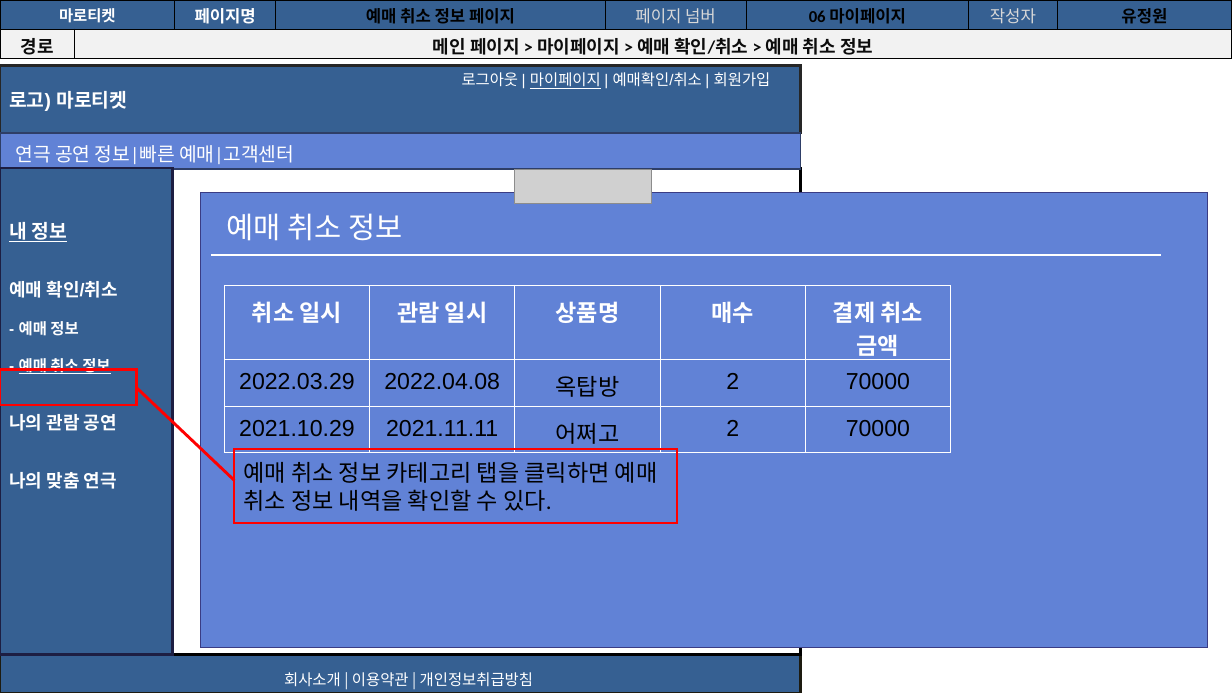
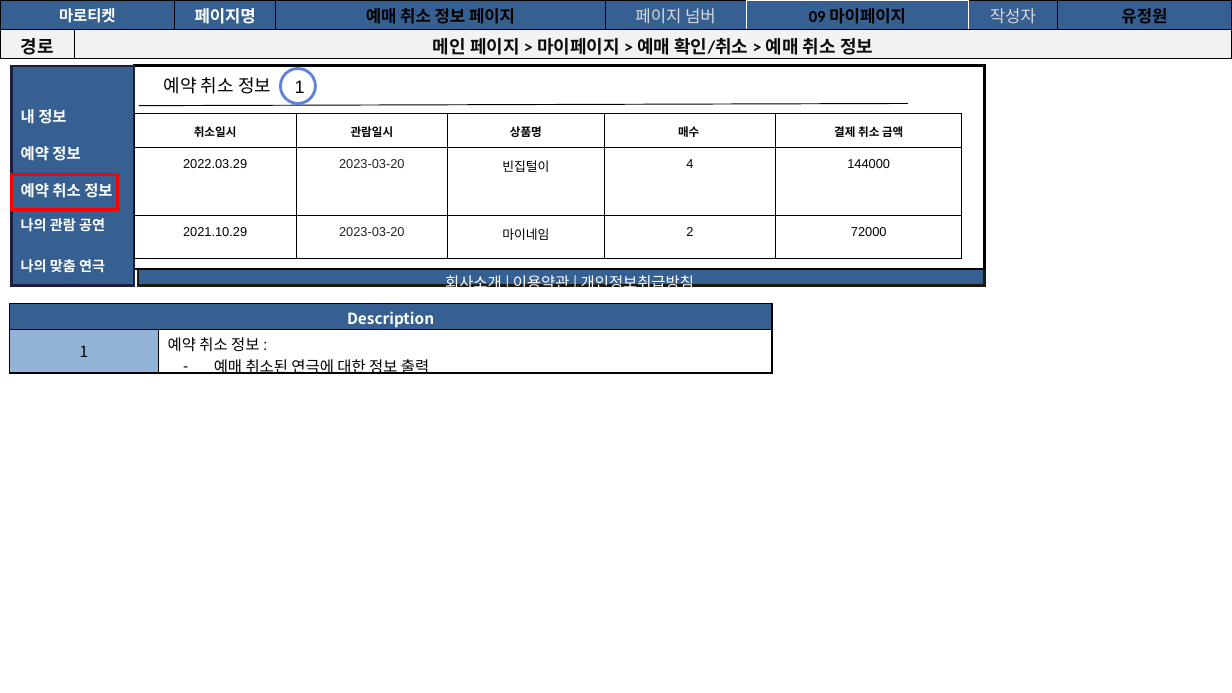
Before and after one commit to Soobinnni/Marroticket, a slide deck: slide 54 of 프로젝트 산출물/9. 스토리보드/마로티켓 사용자 스토리보드.pptx (slide 43 before the commit). Drawn at 1232x693 pixels with LibreOffice and Linux fonts; fonts in the diff are those of the drawing; grey boxes stand for pictures. Boxes give left, top, right and bottom in pixels: in the first picture for what was removed or moved away, otherwise in the second. Text is boxed around its words. In the diff, an @@ line names an element or a change of style, - is before the commit and + after.

```diff
--- a/프로젝트 산출물/9. 스토리보드/마로티켓 사용자 스토리보드.pptx
+++ b/프로젝트 산출물/9. 스토리보드/마로티켓 사용자 스토리보드.pptx
@@ table at (x1=0, y1=0, x2=1232, y2=303) @@
-row 1, column 6: 06 마이페이지
+row 1, column 6: 09 마이페이지
@@ borders changed @@
@@ rectangle removed at (x1=0, y1=66, x2=800, y2=133) @@
-로고) 마로티켓
@@ rectangle "내 정보" resized from (x1=0, y1=168, x2=173, y2=654) to (x1=11, y1=66, x2=134, y2=286) @@
@@ rectangle resized from (x1=0, y1=168, x2=800, y2=654) to (x1=134, y1=66, x2=984, y2=269) @@
@@ text at (x1=164, y1=77, x2=271, y2=94): text changed; size 23 to 14 pt; text colour #FFFFFF to #000000 @@
-예매 취소 정보
+예약 취소 정보
@@ ellipse added at (x1=280, y1=68, x2=315, y2=104), fill #FFFFFF, outline #6182D6 2.25 pt, 14 pt, text #000000 @@
+1
@@ text removed at (x1=462, y1=72, x2=771, y2=89) @@
-로그아웃 | 마이페이지 | 예매확인/취소 | 회원가입
@@ text in rectangle at (x1=21, y1=109, x2=105, y2=273): size 15 to 12 pt, underline off in "내 정보"; size 14 to 11 pt in "나의 관람 공연", "나의 맞춤 연극" @@
@@ table at (x1=134, y1=114, x2=961, y2=417) @@
-row 1, column 1: 취소 일시
+row 1, column 1: 취소일시
-row 1, column 2: 관람 일시
+row 1, column 2: 관람일시
-row 2: 2022.03.29 | 2022.04.08 | 옥탑방 | 2 | 70000
+row 2: 2022.03.29 | 2023-03-20 | 빈집털이 | 4 | 144000
-row 3: 2021.10.29 | 2021.11.11 | 어쩌고 | 2 | 70000
+row 3: 2021.10.29 | 2023-03-20 | 마이네임 | 2 | 72000
@@ size 18 to 9 pt, text colour #FFFFFF to #000000 in "상품명", "매수", "결제 취소 금액" @@
@@ size 18 to 10 pt, highlight none to #FFFFFF in "2022.03.29", "2021.10.29", "2" @@
@@ borders changed @@
@@ table resized from (x1=225, y1=286, x2=950, y2=589) to (x1=134, y1=114, x2=961, y2=417) @@
@@ line added from (139, 105) to (908, 104), #000000 0.75 pt @@
@@ rectangle removed at (x1=0, y1=133, x2=800, y2=168) @@
@@ text removed at (x1=16, y1=145, x2=294, y2=164) @@
-연극 공연 정보|빠른 예매|고객센터
@@ text in rectangle at (x1=21, y1=146, x2=112, y2=198): text changed @@
-예매 확인/취소
-- 예매 정보
-- 예매 취소 정보
+예약 정보
+예약 취소 정보
@@ rectangle resized from (x1=0, y1=370, x2=136, y2=405) to (x1=11, y1=175, x2=117, y2=210) @@
@@ picture removed at (x1=514, y1=170, x2=651, y2=204) @@
@@ rectangle removed at (x1=200, y1=192, x2=1206, y2=647) @@
@@ text added at (x1=596, y1=208, x2=711, y2=246), 23 pt, text #FFFFFF @@
+예매 정보
@@ rectangle "회사소개 | 이용약관 | 개인정보취급방침" resized from (x1=0, y1=654, x2=800, y2=693) to (x1=138, y1=269, x2=984, y2=285) @@
@@ line removed from (211, 255) to (1160, 255) @@
@@ table added at (x1=9, y1=303, x2=772, y2=606), 2 rows, 2 columns @@
+Description | 
+1 | 예약 취소 정보 : / 예매 취소된 연극에 대한 정보 출력
@@ line removed from (136, 387) to (234, 481) @@
@@ rectangle removed at (x1=234, y1=449, x2=677, y2=523) @@
-예매 취소 정보 카테고리 탭을 클릭하면 예매 취소 정보 내역을 확인할 수 있다.
```
Also in this commit, not shown: 47 other slides changed, 13 slides added, 1 slide removed, 36 other files.
